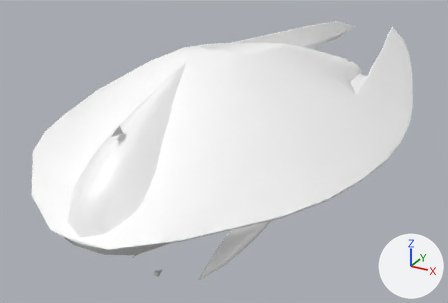
What one commit did to the FBX model FE_RM_Source/Scion/Units/fvscout/fvscout_skel.fbx.
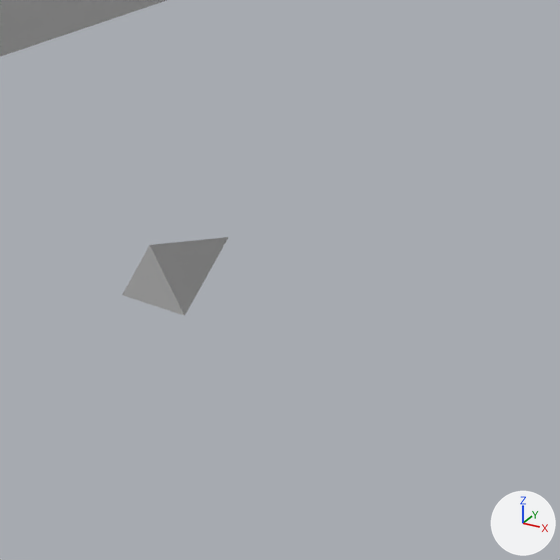
The first picture shows the older version from a 50 mm camera at (0.0205, -0.0478, 0.026) aimed at (-0.0038, -0.0035, 0.0038). The close-ups show both versions on the part from 32% to 43% of the width and 82% to 99% of the height of that picture; other places that the commit changed are outside them. Lighting does not change. The marker at lower right points along +X, +Y and +Z. Where no turn or scale is listed for an object, it has been applied to the vertices.

Names of what the first close-up shows: 'hp_special_1', 'main_body.001'.
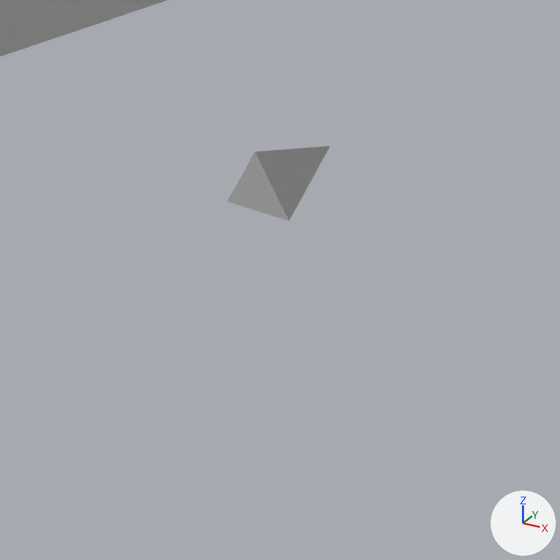
Changed parts and their boxes (x1, y1, x2, y2) in the close-ups (560 x 560 px):
'hp_special_1', moved
    before: (122, 237, 228, 316)
    after: (227, 146, 330, 221)

Edits to the bpy script that builds the scene:
```text
Change ob_hp_special_1:
    ob_hp_special_1.location: (0.0, -0.019419, 0.002124) -> (0.0, -0.018278, 0.002124)
```
